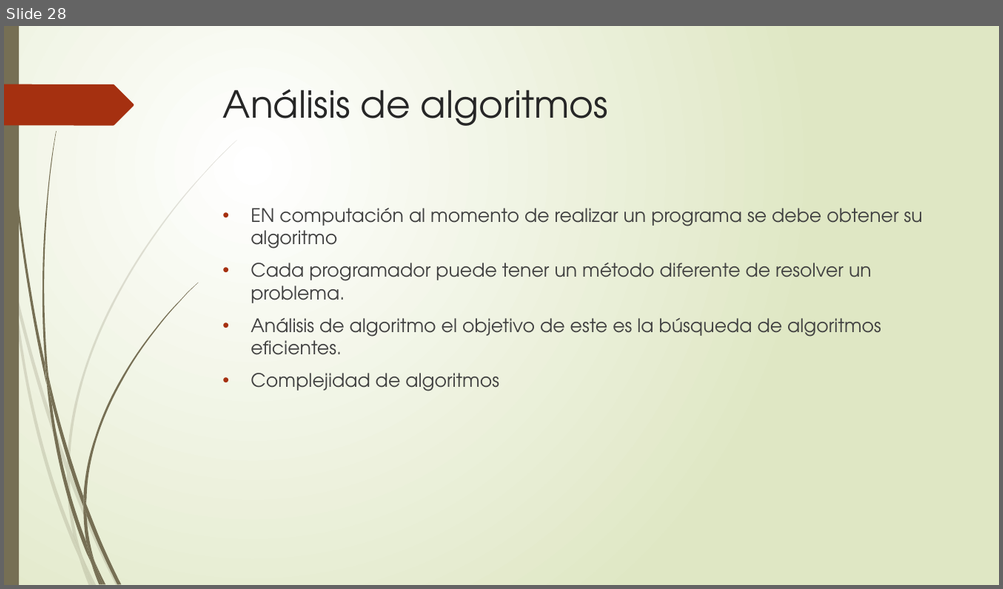
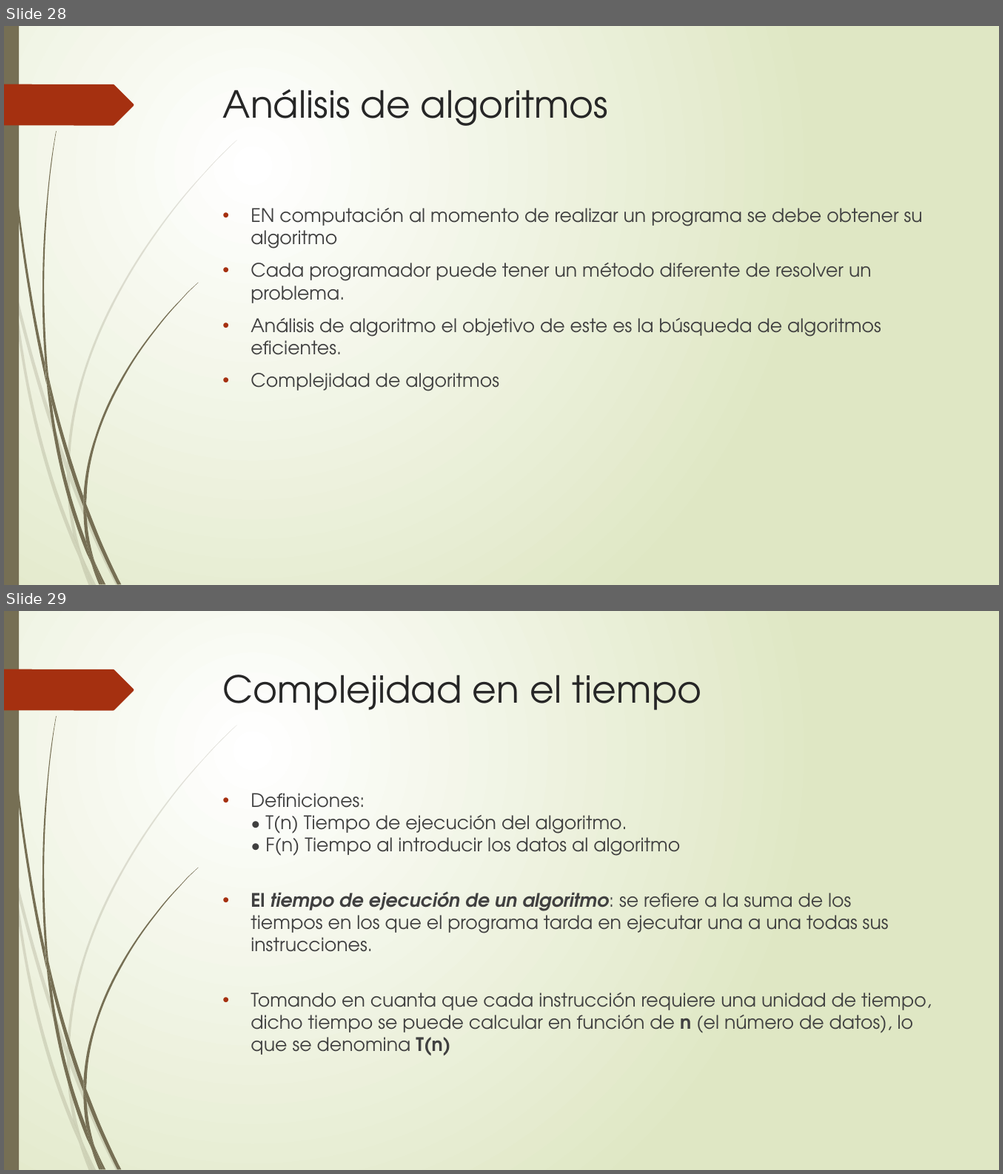
Before and after one commit to KevinPimienta/ITT_EstructuraDatos, a slide deck: Estructura de Datos Clase 1.pptx. Shown one above the other, each under a label of ours: slide 28 before the commit, slides 28 and 29 after it. The pictures are 1003x589 and 1003x1174 pixels, drawn with LibreOffice and Linux fonts; fonts in the diff are those of the drawing. Boxes give left, top, right and bottom in pixels: in the first picture for what was removed or moved away, otherwise in the second. Text is boxed around its words. In the diff, an @@ line names an element or a change of style, - is before the commit and + after.

Commit message:
Presentacion unidad 1 completa

```diff
--- a/Estructura de Datos Clase 1.pptx
+++ b/Estructura de Datos Clase 1.pptx
@@ slide 29 added at bbox=[4, 611, 999, 1170], background gradient #FFFFFF to #DFE8C4; not listed: 24 template elements that a slide beside it also shows @@
@@ title added at bbox=[223, 675, 701, 710], 36 pt, text #262626 @@
+Complejidad en el tiempo
@@ text added at bbox=[250, 793, 931, 1056], 18 pt, text #404040 @@
+• Definiciones:
+  • T(n) Tiempo de ejecución del algoritmo.
+  • F(n) Tiempo al introducir los datos al algoritmo
+• El tiempo de ejecución de un algoritmo: se refiere a la suma de los
+  tiempos en los que el programa tarda en ejecutar una a una todas sus
+  instrucciones.
+• Tomando en cuanta que cada instrucción requiere una unidad de tiempo,
+  dicho tiempo se puede calcular en función de n (el número de datos), lo
+  que se denomina T(n)
```
Also in this commit, not shown: 5 other slides added.
